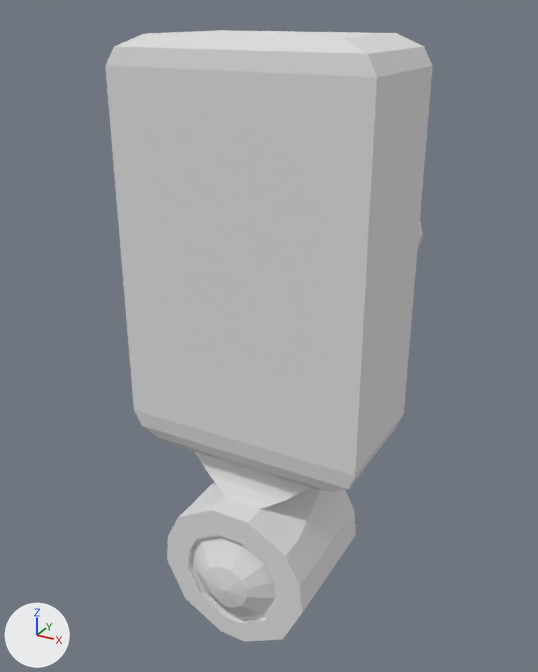
Two versions of the Blender file models/gilman/crosswalk_button_001/crosswalk_button_001.blend, one commit apart.
Rendered twice from a 50 mm lens placed at (0.254, -0.506, 0.48), pointed at (-0.008, -0.03, 0.243). The axes (+X, +Y, +Z) are drawn at lower left. The lights are the same throughout.

Names of what the first picture shows: 'crosswalk'.
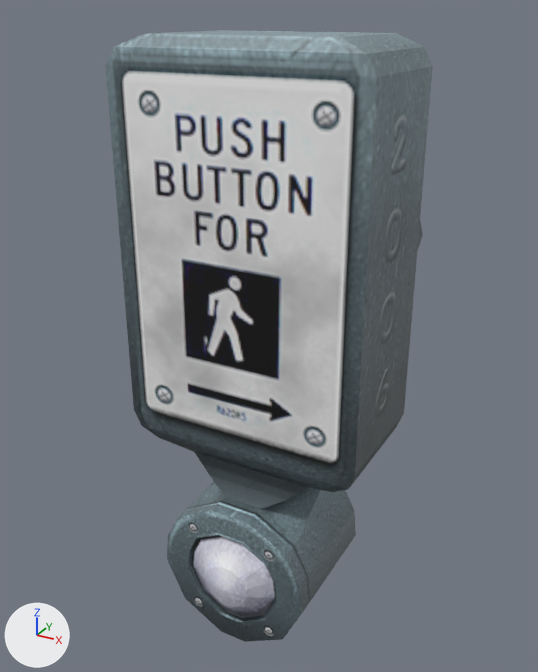
Pixel boxes [x1, y1, x2, y2] of what changed, in the pictures (538 x 672 px):
'crosswalk', recoloured
    both: [105, 30, 433, 642]

What the commit changed:
Picture 'crosswalk_button_001_tx512.png' (img_crosswalk_button_001_tx512_png) is new.
Material 'Material' (mat_material) is new.
Its texture is img_crosswalk_button_001_tx512_png.
me_crosswalk has 133 vertices, 140 faces and spans x -0.096..0.096, y -0.119..0.059, z 0.0..0.466.
me_crosswalk no longer uses material mat_crosswalk_tex (light grey #e1e1e1).
me_crosswalk now uses material mat_material (picture img_crosswalk_button_001_tx512_png).
